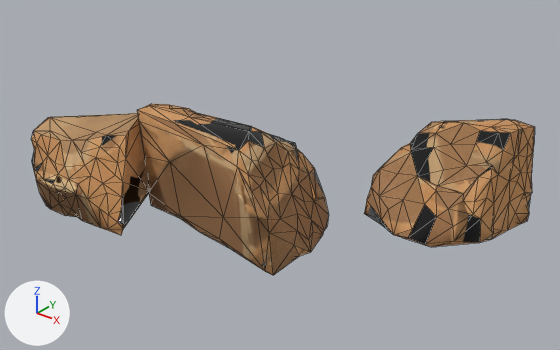
The glTF model public/models/rubble_b.glb, before and after one commit.
One viewpoint serves both versions: a 50 mm lens placed at (1.172, -1.391, 0.997), pointed at (0.038, 0.027, 0.118). Every picture has the same lights, and +X, +Y and +Z are marked at lower left. The older version comes first. Mesh edges are drawn as thin lines. Vertices at exactly the same position are counted once.

In view in the first picture: 'rubble_b'.
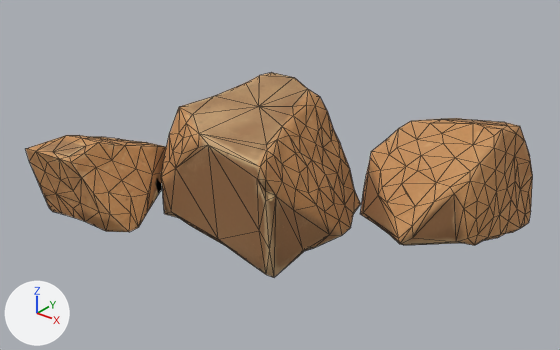
Diff of the bpy script that builds the scene:
```diff
--- a/public/models/rubble_b.glb.py
+++ b/public/models/rubble_b.glb.py
@@ me_rubble_b @@
 # used by ob_rubble_b; location = (0.0, 0.0, 0.0)
-me_rubble_b.from_pydata(...)  # 421 vertices, 830 faces; spans x -0.553..0.587, y -0.36..0.461, z 0.0..0.306
+me_rubble_b.from_pydata(...)  # 421 vertices, 830 faces; spans x -0.528..0.594, y -0.378..0.427, z 0.0..0.325
+# me_rubble_b part 1: the loose piece of 162 vertices spanning x -0.272..0.232, y -0.24..0.084, z 0.0..0.306 is rebuilt with 162 vertices and now spans x -0.203..0.252, y -0.246..0.214, z 0.0..0.325
+# me_rubble_b part 2: the loose piece of 162 vertices spanning x 0.258..0.587, y 0.001..0.461, z 0.002..0.292 is rebuilt with 162 vertices and now spans x 0.256..0.594, y -0.048..0.427, z 0.0..0.306
+# me_rubble_b part 3: the loose piece of 97 vertices spanning x -0.553..-0.177, y -0.36..-0.1, z 0.001..0.265 is rebuilt with 97 vertices and now spans x -0.528..-0.167, y -0.378..-0.08, z 0.001..0.226
 me_rubble_b.materials.append(mat_rubble_b)
```

What differs and where, as boxes [x1, y1, x2, y2] in the pictures (560 x 350 px):
'rubble_b', reshaped (20% taller)
    before: [31, 104, 535, 275]
    after: [26, 72, 533, 277]
part 1 of me_rubble_b, rebuilt (20% taller)
    before: [138, 104, 329, 275]
    after: [161, 72, 361, 277]
part 2 of me_rubble_b, rebuilt
    before: [364, 119, 535, 247]
    after: [360, 118, 533, 245]
part 3 of me_rubble_b, rebuilt (17% wider, 20% shorter)
    before: [31, 113, 151, 235]
    after: [26, 135, 166, 232]
